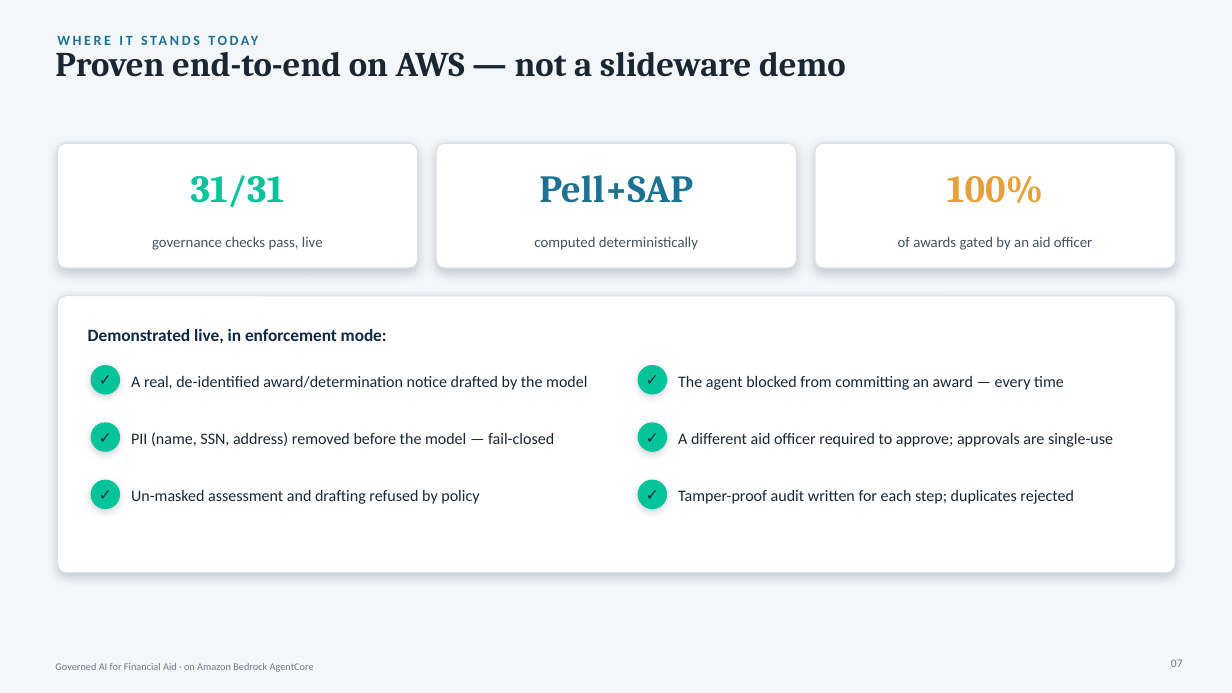
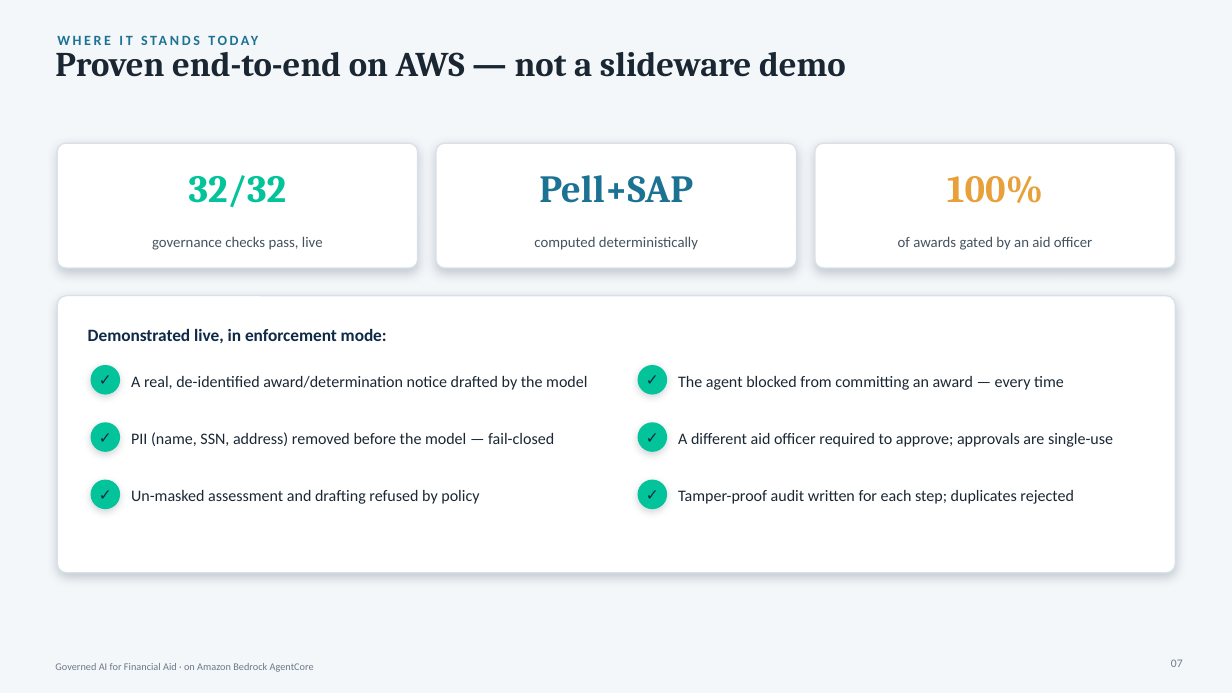
Before and after one commit to virtualryder/EDU_financial_aid_agent, a slide deck: slide 7 of docs/Financial-Aid-AgentCore-Customer.pptx. Drawn at 1232x693 pixels with LibreOffice and Linux fonts; fonts in the diff are those of the drawing. Boxes give left, top, right and bottom in pixels: in the first picture for what was removed or moved away, otherwise in the second. Text is boxed around its words. In the diff, an @@ line names an element or a change of style, - is before the commit and + after.

```diff
--- a/docs/Financial-Aid-AgentCore-Customer.pptx
+++ b/docs/Financial-Aid-AgentCore-Customer.pptx
@@ text at [189,175,287,208]: text changed @@
-31/31
+32/32
```
Also in this commit, not shown: 1 other slide changed, 11 other files.
